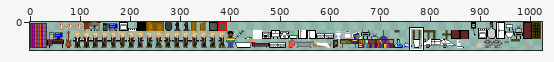
One commit to this sprite sheet: data/images/sprites.png. The picture above shows the old version from afar; the outline marks the close-up.
Close-up. As it was:
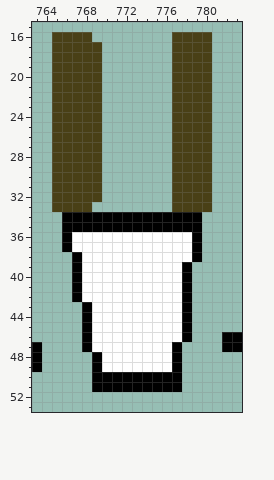
The file is 1024x64 pixels. Pixels under 10% opacity are left out. Colours within 5 levels of each other are drawn and written as one. Shown: x 763..783, y 15..53. The wide view leaves out empty margins. The commit also changed other parts of the picture, which this record leaves out.
And afterwards:
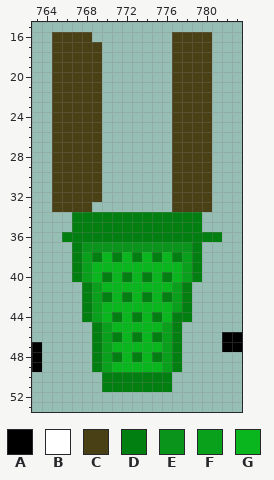
Palette (. is transparent): A #000000  B #ffffff  C #494016  D #027f11  E #0a941b  F #09a01b  G #0ab61e
Change:
@@ x 763..783 @@
 33 ..CCCC........CCCC...
-34 ...AAAAAAAAAAAAAA....
-35 ...AAAAAAAAAAAAAA....
-36 ...ABBBBBBBBBBBBA....
-37 ...ABBBBBBBBBBBBA....
-38 ....ABBBBBBBBBBBA....
-39 ....ABBBBBBBBBBA.....
-40 ....ABBBBBBBBBBA.....
-41 ....ABBBBBBBBBBA.....
-42 ....ABBBBBBBBBBA.....
-43 .....ABBBBBBBBBA.....
-44 .....ABBBBBBBBBA.....
-45 .....ABBBBBBBBBA.....
-46 .....ABBBBBBBBBA...AA
-47 A....ABBBBBBBBA....AA
-48 A.....ABBBBBBBA......
-49 A.....ABBBBBBBA......
-50 ......AAAAAAAAA......
-51 ......AAAAAAAAA......
+34 ....DDDDDDDDDDDDD....
+35 ....DDDDDDDDDDDDD....
+36 ...DDDDDDDDDDDDDDDD..
+37 ....DEEEEEEEEEEED....
+38 ....DFDGDGDGDGDFD....
+39 ....DFGGGGGGGGGFD....
+40 ....DFGDGDGDGDGFD....
+41 .....DFGGGGGGGFD.....
+42 .....DFDGDGDGDFD.....
+43 .....DFGGGGGGGFD.....
+44 .....DFGDGDGDGDD.....
+45 ......DFGGGGGFD......
+46 ......DFDGDGDFD....AA
+47 A.....DFGGGGGFD....AA
+48 A.....DFDGDGDFD......
+49 A.....DFGGGGGFD......
+50 .......DDDDDDD.......
+51 .......DDDDDDD.......
 52 .....................
